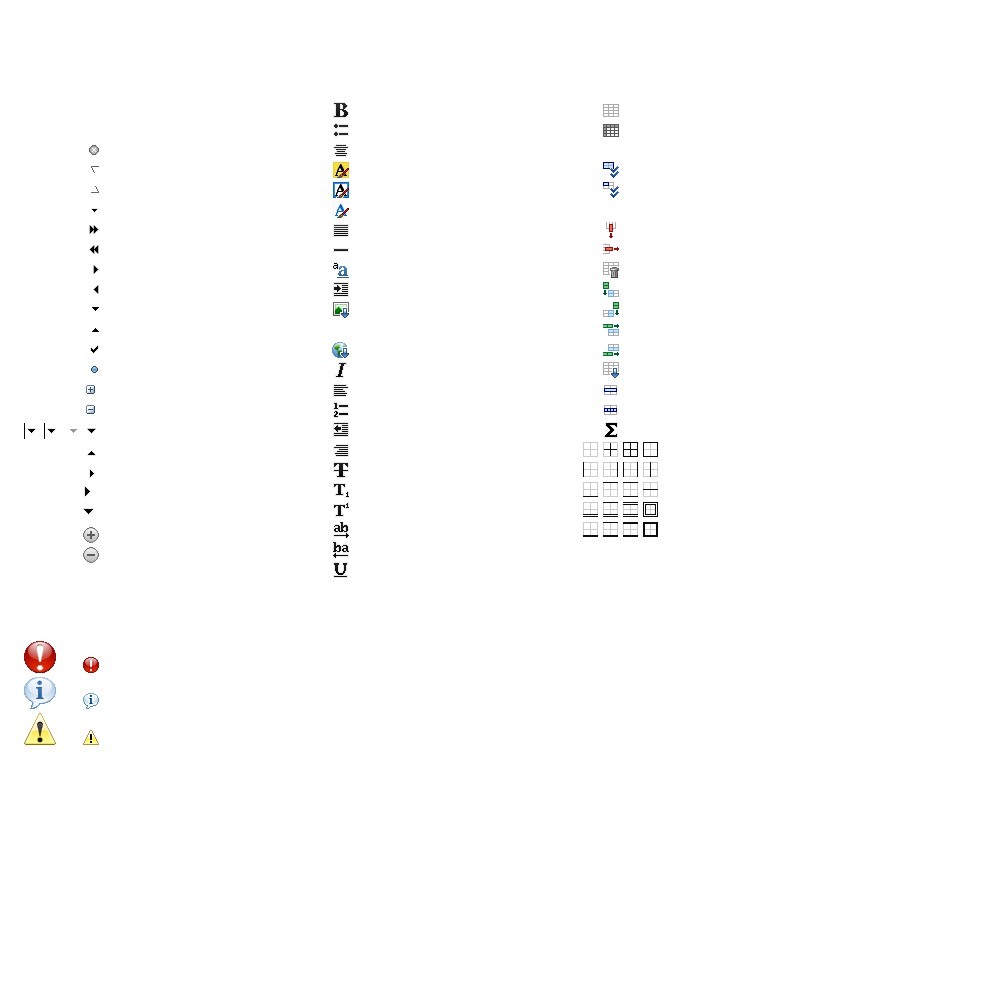
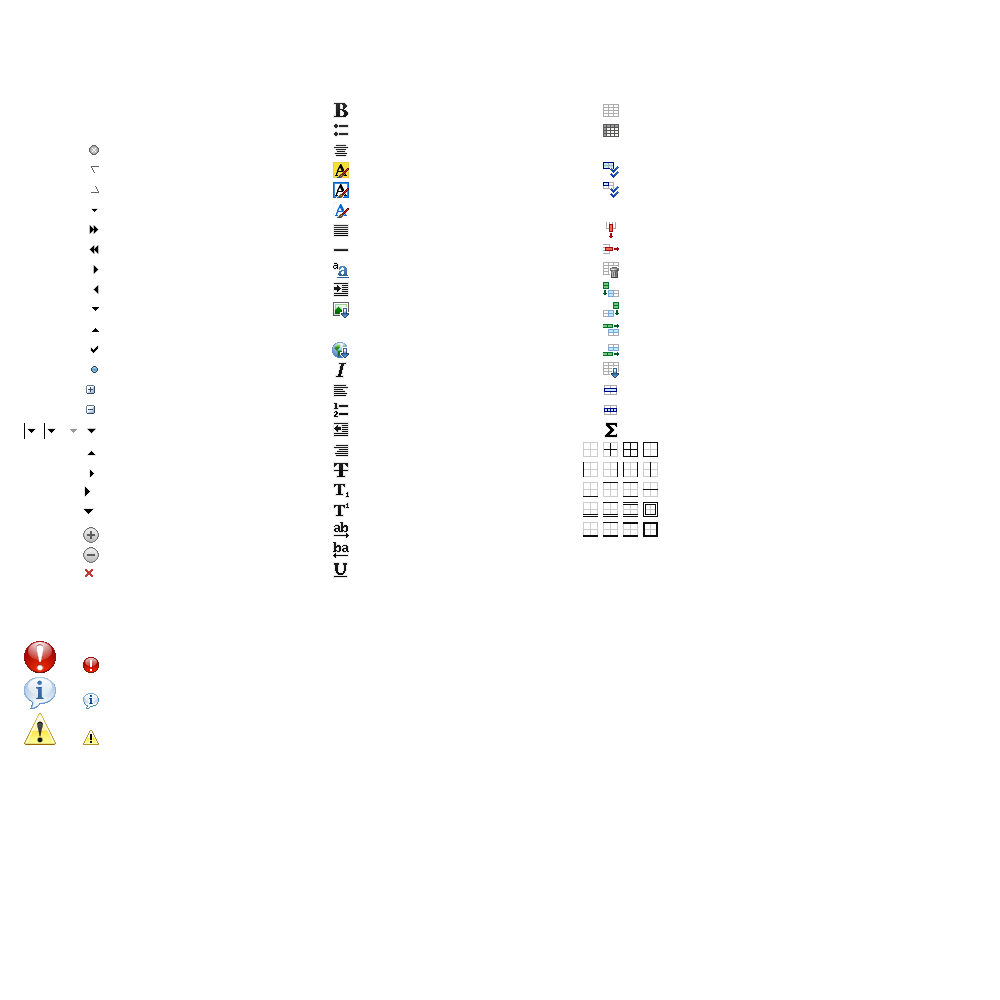
Comparing the layer stacks of the two w=1000, h=1000 images. Changes:
painted on "icons" over <box>85,569,93,577</box>
